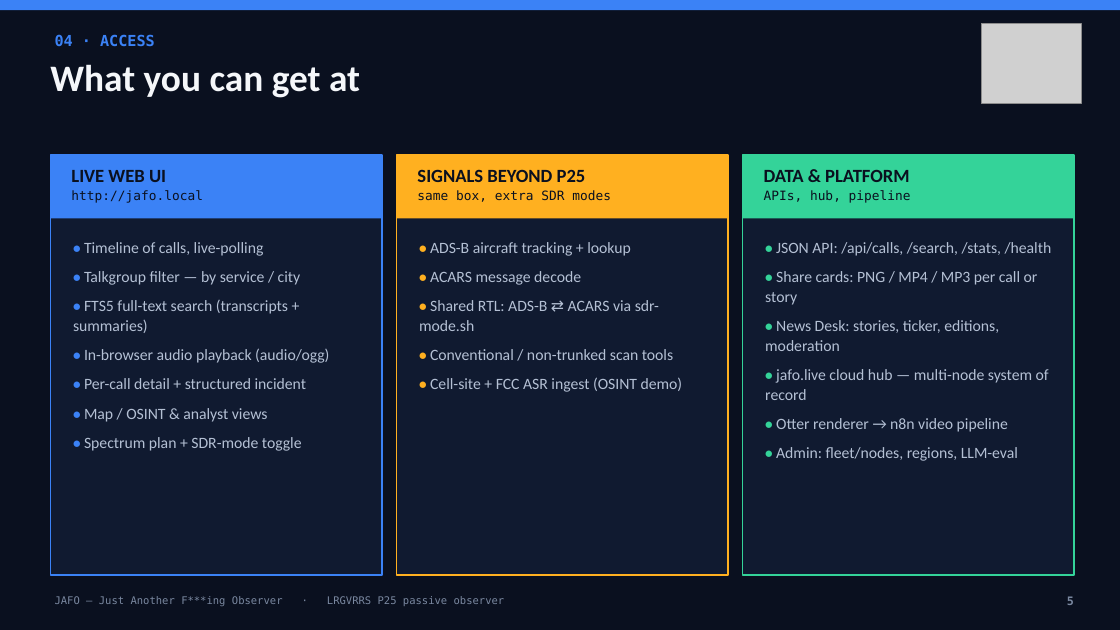
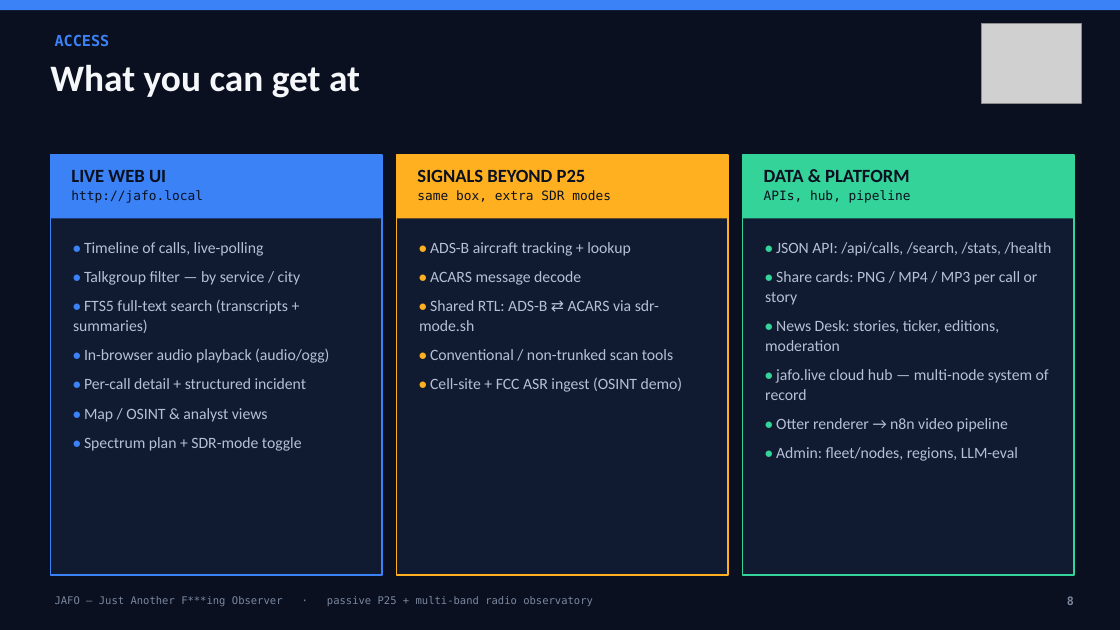
Before and after one commit to Drew-CodeRGV/jafo, a slide deck: slide 8 of jafo-overview.pptx (slide 5 before the commit). Drawn at 1120x630 pixels with LibreOffice and Linux fonts; fonts in the diff are those of the drawing; grey boxes stand for pictures. Boxes give left, top, right and bottom in pixels: in the first picture for what was removed or moved away, otherwise in the second. Text is boxed around its words. In the diff, an @@ line names an element or a change of style, - is before the commit and + after.

```diff
--- a/jafo-overview.pptx
+++ b/jafo-overview.pptx
@@ text at (55,34,110,47): text changed @@
-04 · ACCESS
+ACCESS
@@ text at (55,596,593,606): text changed @@
-JAFO — Just Another F***ing Observer · LRGVRRS P25 passive observer
+JAFO — Just Another F***ing Observer · passive P25 + multi-band radio observatory
```
Also in this commit, not shown: 5 other slides changed, 10 slides added, 1 slide removed, 2 other files.
